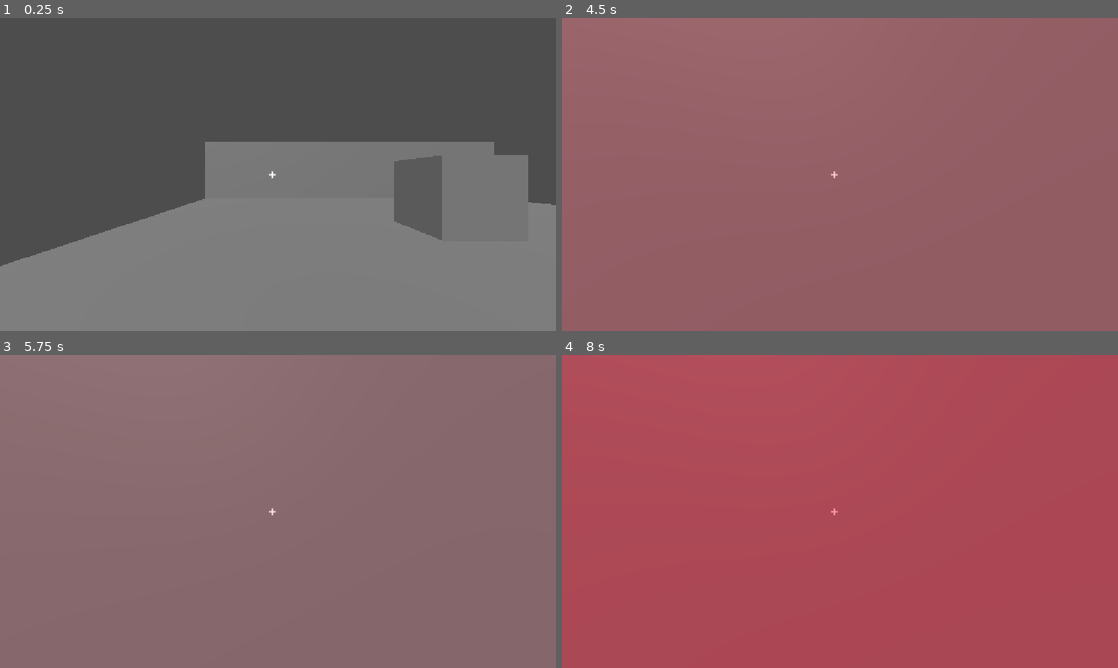
Above: before the commit, frames 1-4 (two rows, left to right).
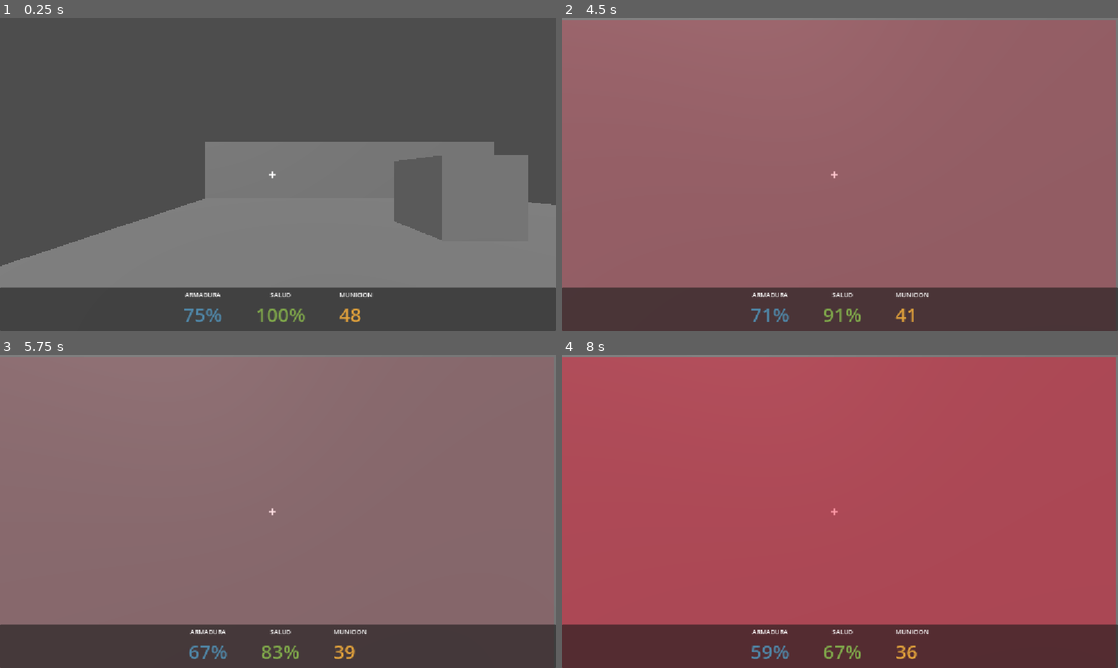
Above: after the commit, the same moments.

Repository: xXJotaHacheXx/Socavon
Game: Godot game, scene res://escenas/prueba.tscn
Two runs of this game, one before a commit and one after it. Both use one fixed random seed, a clock stepped at 60 frames per second and the inputs below.
Inputs (mouse positions are in pixels of both pictures, inside the frame that each line leads up to):
- Up to frame 1 (0.25 s): no input
- Up to frame 2 (4.5 s): tap Enter at 0.5, 4.25 s; move the mouse to (867, 174) at 0.52 s; press the mouse at (867, 174) at 0.53 s; hold W (adelante) from 0.53 s (still down); move the mouse to (812, 174) at 1.27 s; release the mouse at (812, 174) at 1.28 s; tap Shift (correr) at 1.35 s; click (812, 174) at 1.55 s; move the mouse to (851, 168) at 2.02 s; press the mouse at (851, 168) at 2.03 s; move the mouse to (834, 180) at 2.77 s; release the mouse at (834, 180) at 2.78 s; click (834, 180) at 2.85 s; tap Space at 3.5 s; move the mouse to (878, 177) at 3.52 s; hold Shift (correr) 3.53-4.28 s; click (878, 177) at 3.8 s; move the mouse to (795, 171) at 4.27 s; click (795, 171) at 4.35 s
- Up to frame 3 (5.75 s): keep holding W (adelante); tap Space at 5 s; move the mouse to (283, 511) at 5.02 s; press the mouse at (283, 511) at 5.03 s
- Up to frame 4 (8 s): move the mouse to (817, 505) at 5.77 s; release W (adelante) at 5.78 s; release the mouse at (817, 505) at 5.78 s; hold D (derecha) 5.78-6.53 s; tap Shift (correr) at 5.85 s; click (817, 505) at 6.05 s; tap Enter at 6.5 s; move the mouse to (867, 511) at 6.52 s; press the mouse at (867, 511) at 6.53 s; hold W (adelante) from 6.53 s (still down); tap Space at 7.25 s; move the mouse to (812, 511) at 7.27 s; release the mouse at (812, 511) at 7.28 s; click (812, 511) at 7.35 s

The runs differ from the first frame. In frame 1, 14% of the frame differs, in the area x 0-100%, y 86-100%; in frame 2, 15%; in frame 3, 14%; in frame 4, 15%, in the area x 0-100%, y 0-100%.

Commit message:
HUD con salud, armadura y municion por senales

Diff:
--- a/escenas/jugador.tscn
+++ b/escenas/jugador.tscn
@@ -2,6 +2,7 @@
 
 [ext_resource type="Script" uid="uid://bcu1lfgwq6tic" path="res://scripts/movimiento.gd" id="1_tml57"]
 [ext_resource type="Script" uid="uid://b1ulsu68lgpjm" path="res://scripts/disparo.gd" id="2_jpodt"]
+[ext_resource type="Script" uid="uid://d06ldto013rik" path="res://scripts/hud.gd" id="3_njcx7"]
 
 [sub_resource type="CapsuleShape3D" id="CapsuleShape3D_cg8h7"]
 radius = 0.4
@@ -28,6 +29,7 @@
 omni_range = 6.0
 
 [node name="HUD" type="CanvasLayer" parent="." unique_id=2107753356]
+script = ExtResource("3_njcx7")
 
 [node name="Label" type="Label" parent="HUD" unique_id=1309283211]
 anchors_preset = 8
@@ -48,7 +50,70 @@
 anchors_preset = 15
 anchor_right = 1.0
 anchor_bottom = 1.0
+offset_left = -4.0
+offset_top = 4.0
+offset_right = -4.0
+offset_bottom = 4.0
 grow_horizontal = 2
 grow_vertical = 2
 mouse_filter = 2
 color = Color(1, 0, 0.12941177, 0)
+
+[node name="Placa" type="PanelContainer" parent="HUD" unique_id=1788979559]
+custom_minimum_size = Vector2(0, 90)
+anchors_preset = 12
+anchor_top = 1.0
+anchor_right = 1.0
+anchor_bottom = 1.0
+grow_horizontal = 2
+grow_vertical = 0
+
+[node name="Stats" type="HBoxContainer" parent="HUD/Placa" unique_id=679647424]
+layout_mode = 2
+theme_override_constants/separation = 70
+alignment = 1
+
+[node name="Armadura" type="VBoxContainer" parent="HUD/Placa/Stats" unique_id=524015218]
+layout_mode = 2
+alignment = 1
+
+[node name="Titulo" type="Label" parent="HUD/Placa/Stats/Armadura" unique_id=2145111444]
+layout_mode = 2
+theme_override_font_sizes/font_size = 13
+text = "ARMADURA"
+horizontal_alignment = 1
+
+[node name="Valor" type="Label" parent="HUD/Placa/Stats/Armadura" unique_id=126548543]
+layout_mode = 2
+theme_override_font_sizes/font_size = 40
+text = "100%"
+
+[node name="Salud" type="VBoxContainer" parent="HUD/Placa/Stats" unique_id=2104728753]
+layout_mode = 2
+alignment = 1
+
+[node name="Titulo" type="Label" parent="HUD/Placa/Stats/Salud" unique_id=1303892655]
+layout_mode = 2
+theme_override_font_sizes/font_size = 13
+text = "SALUD"
+horizontal_alignment = 1
+
+[node name="Valor" type="Label" parent="HUD/Placa/Stats/Salud" unique_id=282880741]
+layout_mode = 2
+theme_override_font_sizes/font_size = 40
+text = "100%"
+
+[node name="Municion" type="VBoxContainer" parent="HUD/Placa/Stats" unique_id=847130920]
+layout_mode = 2
+alignment = 1
+
+[node name="Titulo" type="Label" parent="HUD/Placa/Stats/Municion" unique_id=1178685157]
+layout_mode = 2
+theme_override_font_sizes/font_size = 13
+text = "MUNICION"
+horizontal_alignment = 1
+
+[node name="Valor" type="Label" parent="HUD/Placa/Stats/Municion" unique_id=830783357]
+layout_mode = 2
+theme_override_font_sizes/font_size = 40
+text = "100%"
--- a/scripts/disparo.gd
+++ b/scripts/disparo.gd
@@ -1,8 +1,12 @@
 extends RayCast3D
+
+signal municion_cambiada(actual: int, maxima: int)
 
 @export var dano := 20.0
 @export var cadencia := 0.45
 @export var retroceso := 0.08
+@export var municion_maxima := 48
+
 
 var listo := true
 
@@ -10,19 +14,23 @@
 @onready var jugador: CharacterBody3D = camara.get_parent()
 @onready var fogonazo: OmniLight3D = $Fogonazo
 
+var municion := 48
 
 func _ready() -> void:
 	add_exception(jugador)
 	fogonazo.visible = false
+	municion = municion_maxima
 
 
 func _physics_process(_delta: float) -> void:
-	if listo and Input.is_action_pressed("disparar"):
+	if listo and municion > 0 and Input.is_action_pressed("disparar"):
 		_disparar()
 
 
 func _disparar() -> void:
 	listo = false
+	municion -= 1
+	municion_cambiada.emit(municion, municion_maxima)
 
 	camara.position.z = retroceso
 	create_tween().tween_property(camara, "position:z", 0.0, 0.12)
--- /dev/null
+++ b/scripts/hud.gd
@@ -0,0 +1,39 @@
+extends CanvasLayer
+
+@onready var jugador: CharacterBody3D = get_parent()
+@onready var arma: RayCast3D = jugador.get_node("Camera3D/RayoDisparo")
+
+@onready var salud: Label = $Placa/Stats/Salud/Valor
+@onready var armadura: Label = $Placa/Stats/Armadura/Valor
+@onready var municion: Label = $Placa/Stats/Municion/Valor
+
+
+func _ready() -> void:
+	jugador.salud_cambiada.connect(_al_cambiar_salud)
+	jugador.armadura_cambiada.connect(_al_cambiar_armadura)
+	arma.municion_cambiada.connect(_al_cambiar_municion)
+
+	_al_cambiar_salud(jugador.vida_maxima, jugador.vida_maxima)
+	_al_cambiar_armadura(jugador.armadura_inicial)
+	_al_cambiar_municion(arma.municion_maxima, arma.municion_maxima)
+
+
+func _al_cambiar_salud(actual: float, maxima: float) -> void:
+	salud.text = "%d%%" % actual
+	if actual <= maxima * 0.25:
+		salud.modulate = Color(1.0, 0.25, 0.2)
+	else:
+		salud.modulate = Color(0.5, 0.66, 0.29)
+
+
+func _al_cambiar_armadura(actual: float) -> void:
+	armadura.text = "%d%%" % actual
+	armadura.modulate = Color(0.31, 0.53, 0.66)
+
+
+func _al_cambiar_municion(actual: int, maxima: int) -> void:
+	municion.text = str(actual)
+	if actual < 10:
+		municion.modulate = Color(1.0, 0.25, 0.2)
+	else:
+		municion.modulate = Color(0.88, 0.63, 0.23)
--- a/scripts/movimiento.gd
+++ b/scripts/movimiento.gd
@@ -1,5 +1,9 @@
 extends CharacterBody3D
 
+signal salud_cambiada(actual: float, maxima: float)
+signal armadura_cambiada(actual: float)
+
+@export var armadura_inicial := 75.0
 @export var velocidad_caminar := 6.0
 @export var velocidad_correr := 9.5
 @export var sensibilidad := 0.0025
@@ -11,6 +15,7 @@
 
 var vida := 100.0
 var estamina := 100.0
+var armadura := 0.0
 var tiempo_balanceo := 0.0
 var camara_y := 0.0
 
@@ -21,6 +26,7 @@
 	Input.mouse_mode = Input.MOUSE_MODE_CAPTURED
 	camara_y = camara.position.y
 	vida = vida_maxima
+	armadura = armadura_inicial
 
 
 func _unhandled_input(evento: InputEvent) -> void:
@@ -76,8 +82,14 @@
 		camara.position.x = lerp(camara.position.x, 0.0, delta * 10.0)
 
 func recibir_dano(cantidad: float) -> void:
+	if armadura > 0.0:
+		var absorbido: float = min(cantidad * 0.33, armadura)
+		armadura -= absorbido
+		cantidad -= absorbido
+		armadura_cambiada.emit(armadura)
+
 	vida -= cantidad
-	print("Vida del jugador: ", vida)
+	salud_cambiada.emit(vida, vida_maxima)
 
 	destello.color.a = 0.45
 	create_tween().tween_property(destello, "color:a", 0.0, 0.25)
Not shown, added: scripts/hud.gd.uid
